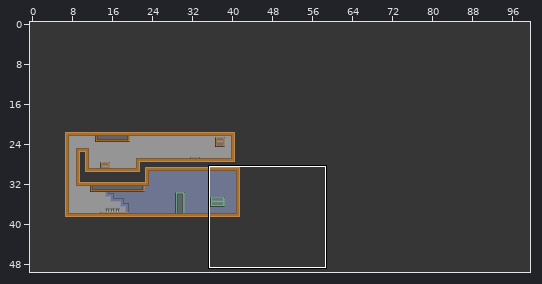
Level history. Tiled map: core/assets/level3.tmx. The first picture is a wide view before the edit; the outline marks the close-up.
Close-up. The starting point:
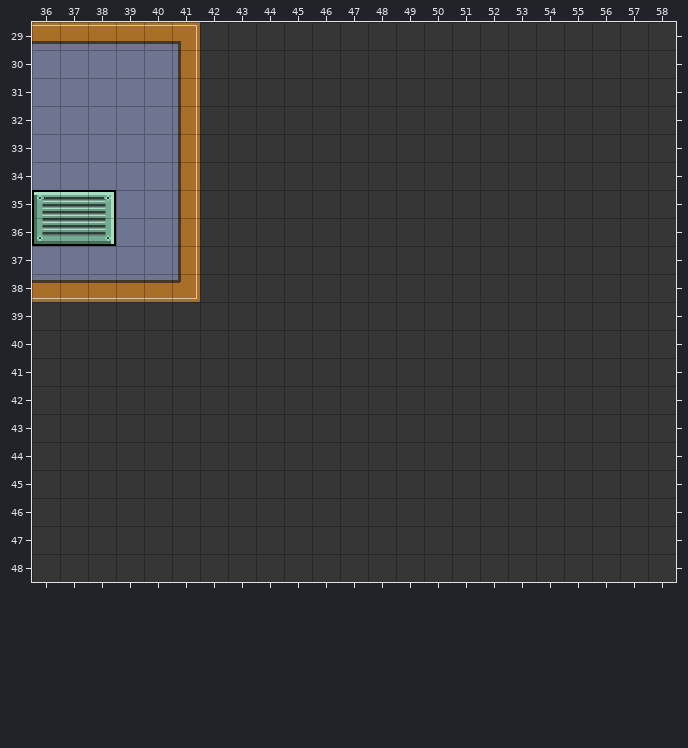
Cells are 32x32 px. Shown: x 36..58, y 29..48. The commit also changed other parts of the map, which this record leaves out.
New version:
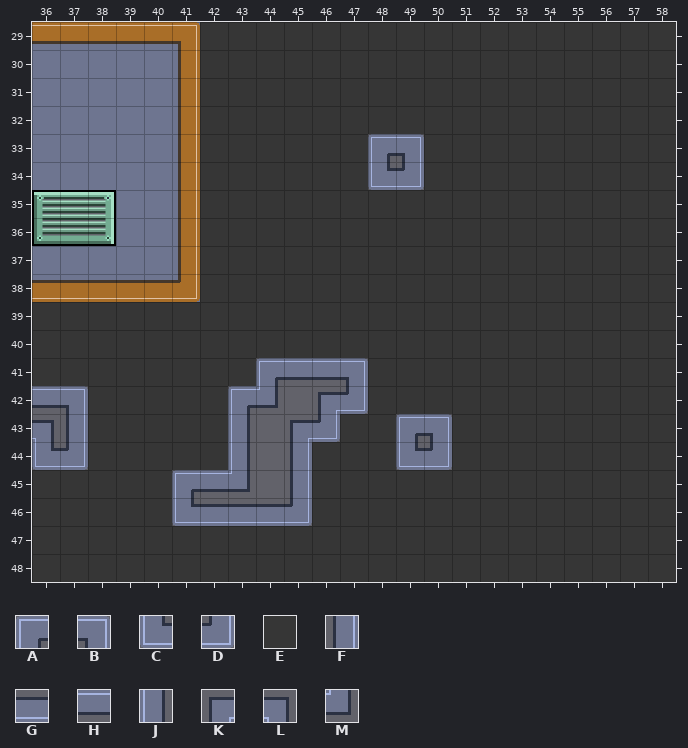
Key: from "test": A 69, B 70, C 89, D 90, E 160, F 284, G 285, H 304, J 305, K 324, L 325, M 345.
_ is an empty cell.
From old to new:
Layer "BGTiles":
The author changed tile E to tile A in row 33 at x 48; in row 41 at x 44; in row 42 at x 43; in row 43 at x 49; in row 45 at x 41.
The author changed tile E to tile B in row 33 at x 49; in row 41 at x 47; in row 42 at x 37; in row 43 at x 50.
The author changed tile E to tile C in row 34 at x 48; in row 44 at x 36 and 49; in row 46 at x 41.
The author changed tile E to tile D in row 34 at x 49; in row 42 at x 47; in row 43 at x 46; in row 44 at x 37 and 50; in row 46 at x 45.
The author changed tile E to tile F in row 43 at x 37; in rows 44 to 45 at x 45.
The author changed tile E to tile G in row 46 at x 42 to 44.
The author changed tile E to tile H in row 41 at x 45 to 46; in row 42 at x 36; in row 45 at x 42.
The author changed tile E to tile J in rows 43 to 44 at x 43.
The author changed tile E to tile K in row 42 at x 46; in row 43 at x 45.
The author changed tile E to tile L in row 43 at x 36.
The author changed tile E to tile M in row 42 at x 44; in row 45 at x 43.
Tile E is removed in row 42 at x 45; in rows 43 to 45 at x 44.
Changed places in both close-ups, as pixel boxes (x1, y1, x2, y2):
changed: (368, 134, 424, 190)
changed: (172, 358, 368, 526)
changed: (32, 386, 88, 470)
changed: (396, 414, 452, 470)
